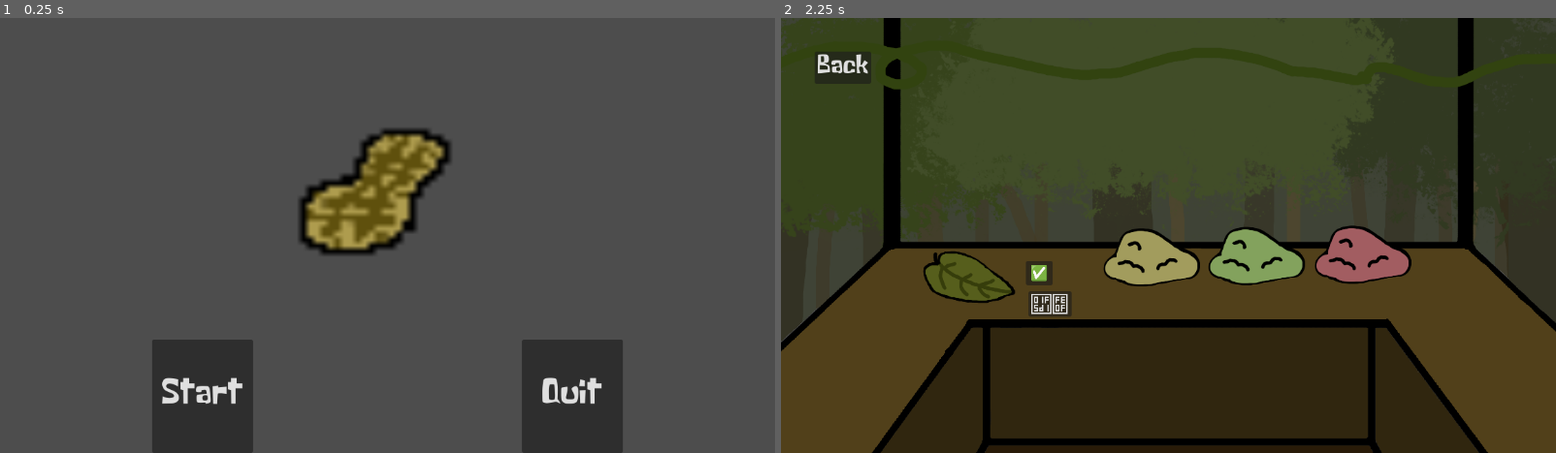
Above: before the commit, frames 1-2 (left to right).
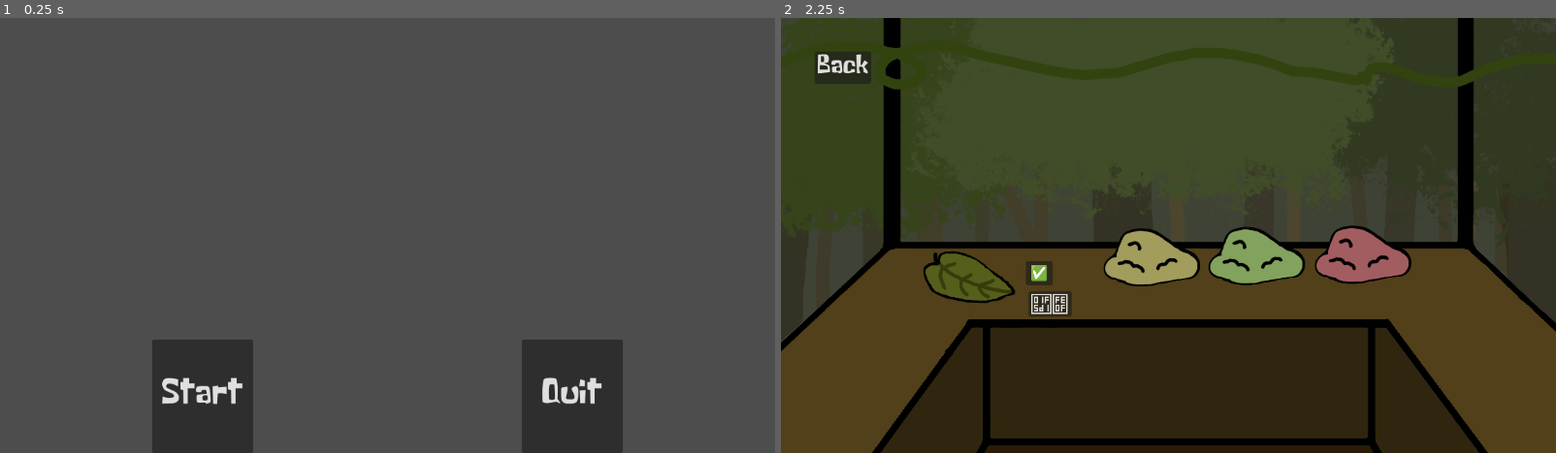
Above: after the commit, the same moments.

Repository: christianklehm/monkey-game
Game: Godot game, scene res://scenes/menu_scene.tscn
Same seed, same stepped clock (60 frames per second), same inputs: the game is played once before the commit and once after it.
Inputs:
- Up to frame 1 (0.25 s): no input
- Up to frame 2 (2.25 s): click "Start" at 0.5 s; click "Back" at 1.25 s; click "Start" at 2 s

The runs differ from the first frame. In frame 1, 3.8% of the frame differs, in the area x 38-59%, y 25-55%; in frame 2, nothing differs.

Commit message:
Removed silly peanut (test)

Diff:
--- a/scenes/menu_scene.tscn
+++ b/scenes/menu_scene.tscn
@@ -1,9 +1,8 @@
-[gd_scene load_steps=5 format=3 uid="uid://c2n6dvo2ll2py"]
+[gd_scene load_steps=4 format=3 uid="uid://c2n6dvo2ll2py"]
 
 [ext_resource type="Theme" uid="uid://8pav1lism70y" path="res://assets/main_theme.tres" id="1_6wmco"]
 [ext_resource type="Script" uid="uid://cd70mmjefqv1s" path="res://scripts/mm_start_game.gd" id="2_482oc"]
 [ext_resource type="Script" uid="uid://bhie5107lhmw6" path="res://scripts/mm_quit.gd" id="3_u4hxd"]
-[ext_resource type="Texture2D" uid="uid://e23mw2b5j1vo" path="res://assets/sprites/Temp_TinyYellowPeanut.png" id="4_482oc"]
 
 [node name="menu_scene" type="Control"]
 layout_mode = 3
@@ -49,13 +48,5 @@
 text = "Quit"
 script = ExtResource("3_u4hxd")
 
-[node name="TextureRect" type="TextureRect" parent="."]
-layout_mode = 0
-offset_left = -160.0
-offset_top = -507.0
-offset_right = 143.0
-offset_bottom = -254.0
-texture = ExtResource("4_482oc")
-
 [connection signal="pressed" from="ms_button_box/ms_start_game" to="ms_button_box/ms_start_game" method="_on_pressed"]
 [connection signal="pressed" from="ms_button_box/ms_quit" to="ms_button_box/ms_quit" method="_on_pressed"]
